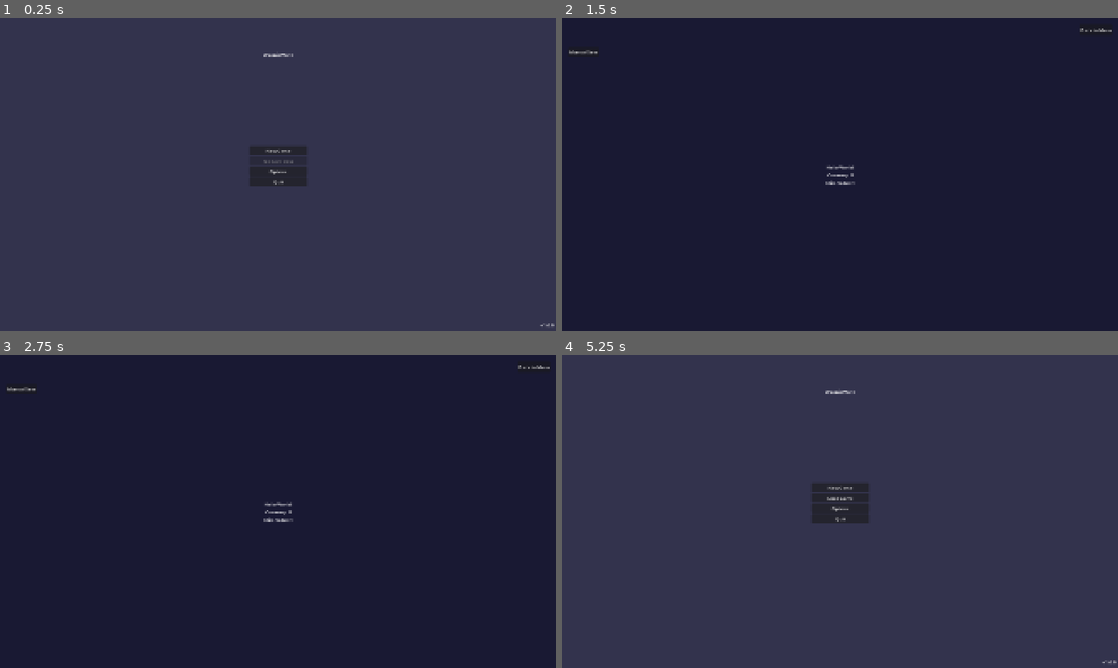
Above: before the commit, frames 1-4 (two rows, left to right).
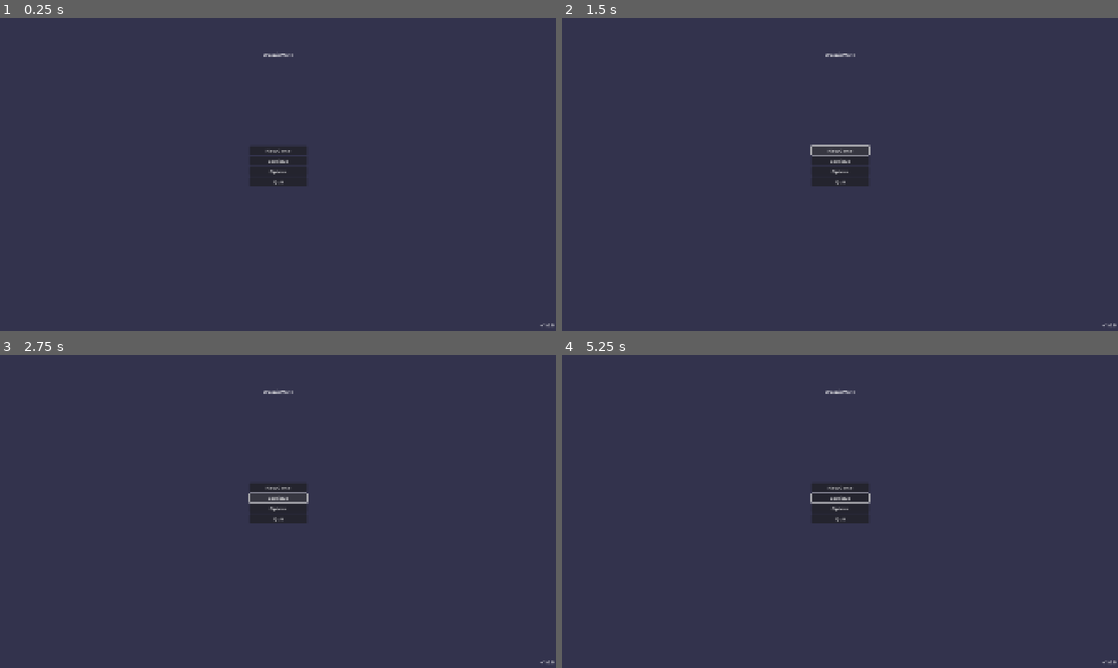
Above: after the commit, the same moments.

Repository: aaronleebrooks/weenieworld
Game: Godot game, scene res://scenes/main_menu/MainMenu.tscn
Two runs of this game, one before a commit and one after it. Both use one fixed random seed, a clock stepped at 60 frames per second and the inputs below.
Inputs (mouse positions are in pixels of both pictures, inside the frame that each line leads up to):
- Up to frame 1 (0.25 s): no input
- Up to frame 2 (1.5 s): click "New Game" at 0.5 s; click (840, 149) at 1.25 s, where only the run after the commit has a clickable "New Game"
- Up to frame 3 (2.75 s): click (278, 498) at 2 s, where only the run after the commit has a clickable "Continue"
- Up to frame 4 (5.25 s): click (840, 498) at 2.75 s, where only the run after the commit has a clickable "Continue"; click (840, 486) at 3.5 s, where only the run after the commit has a clickable "New Game"; click (840, 498) at 4.25 s, where only the run after the commit has a clickable "Continue"; click (1095, 367) at 5 s, where only the run before the commit has a clickable "Back to Menu"

The runs differ from the first frame. In frame 1, less than 0.1% of the frame differs, in the area x 47-53%, y 45-47%; in frame 2, 99%, in the area x 0-100%, y 0-100%; in frame 3, 99%; in frame 4, 0.2%.
Error after the commit: Parse Error: Could not preload resource file "res://scenes/ui/ConfirmationDialog.tscn". (res://scenes/ui/SaveSelectionMenu.gd:74)

Commit message:
Fix UI alignment and delete refresh issues - center buttons, proper modal closing, and main menu updates

Diff:
--- a/scenes/ui/ConfirmationDialog.gd
+++ b/scenes/ui/ConfirmationDialog.gd
@@ -15,6 +15,10 @@
 	# Style the buttons
 	no_button.add_theme_color_override("font_color", Color.WHITE)
 	yes_button.add_theme_color_override("font_color", Color.RED)
+
+	# Add spacing between buttons
+	var button_container = $DialogPanel/ButtonContainer
+	button_container.add_theme_constant_override("separation", 20)
 
 	# Set focus to No button (primary action)
 	no_button.grab_focus()
--- a/scenes/ui/ConfirmationDialog.tscn
+++ b/scenes/ui/ConfirmationDialog.tscn
@@ -63,17 +63,17 @@
 anchor_top = 1.0
 anchor_right = 0.5
 anchor_bottom = 1.0
-offset_left = -120.0
+offset_left = -150.0
 offset_top = -40.0
-offset_right = 120.0
+offset_right = 150.0
 offset_bottom = -10.0
 
 [node name="NoButton" type="Button" parent="DialogPanel/ButtonContainer"]
 layout_mode = 2
-size_flags_horizontal = 3
+size_flags_horizontal = Control.SIZE_EXPAND_FILL
 text = "No"
 
 [node name="YesButton" type="Button" parent="DialogPanel/ButtonContainer"]
 layout_mode = 2
-size_flags_horizontal = 3
+size_flags_horizontal = Control.SIZE_EXPAND_FILL
 text = "Yes"
--- a/scenes/ui/SaveSelectionMenu.gd
+++ b/scenes/ui/SaveSelectionMenu.gd
@@ -32,6 +32,7 @@
 		var save_container = HBoxContainer.new()
 		save_container.custom_minimum_size = Vector2(0, 70)
 		save_container.add_theme_constant_override("separation", 10)
+		save_container.size_flags_horizontal = Control.SIZE_EXPAND_FILL
 
 		# Create load button
 		var load_button = Button.new()
@@ -82,15 +83,18 @@
 	var success = get_node("/root/SaveSystem").delete_save_file(save_info)
 	if success:
 		print("Save deleted successfully!")
-		# Refresh the list and check if we need to show "No saves" message
-		populate_save_list()
 
-		# If no saves left, update the main menu's continue button
+		# Check if any saves remain
 		if not get_node("/root/SaveSystem").has_save_file():
-			# Find the main menu and update its continue button
+			# No saves left, close the modal and update main menu
+			print("No saves remaining, closing modal")
 			var main_menu = get_parent()
 			if main_menu.has_method("update_continue_button"):
 				main_menu.update_continue_button()
+			queue_free()
+		else:
+			# Refresh the list
+			populate_save_list()
 	else:
 		print("Failed to delete save!")
 
--- a/scenes/ui/SaveSelectionMenu.tscn
+++ b/scenes/ui/SaveSelectionMenu.tscn
@@ -52,9 +52,11 @@
 
 [node name="SaveListContainer" type="VBoxContainer" parent="MenuPanel/SaveList"]
 layout_mode = 2
+size_flags_horizontal = Control.SIZE_EXPAND_FILL
 
 [node name="NoSavesLabel" type="Label" parent="MenuPanel/SaveList/SaveListContainer"]
 layout_mode = 2
+size_flags_vertical = Control.SIZE_EXPAND_FILL
 text = "No save files found"
 horizontal_alignment = 1
 vertical_alignment = 1
@@ -66,11 +68,12 @@
 anchor_top = 1.0
 anchor_right = 0.5
 anchor_bottom = 1.0
-offset_left = -100.0
+offset_left = -150.0
 offset_top = -40.0
-offset_right = 100.0
+offset_right = 150.0
 offset_bottom = -10.0
 
 [node name="BackButton" type="Button" parent="MenuPanel/ButtonContainer"]
 layout_mode = 2
+size_flags_horizontal = Control.SIZE_EXPAND_FILL
 text = "Back"
